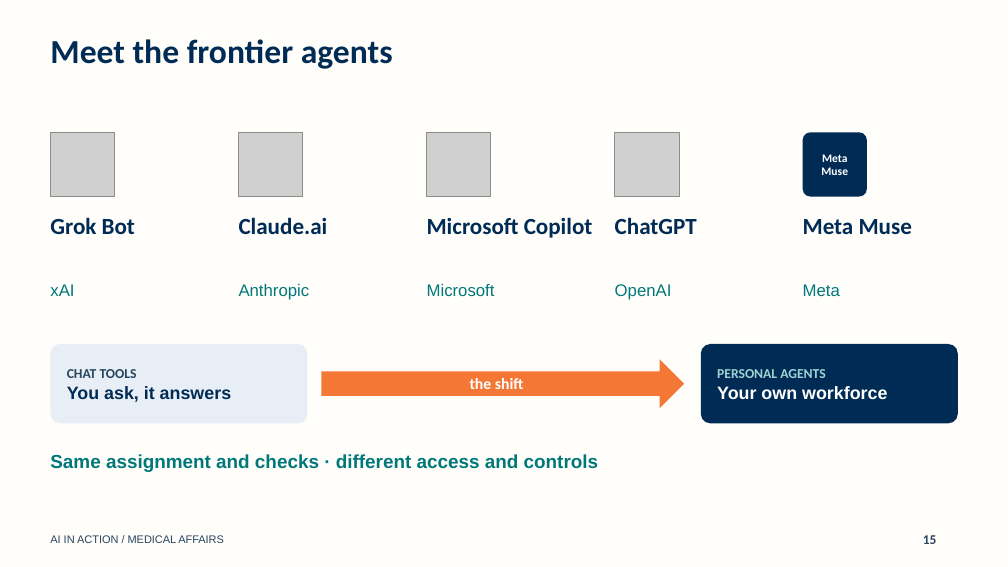
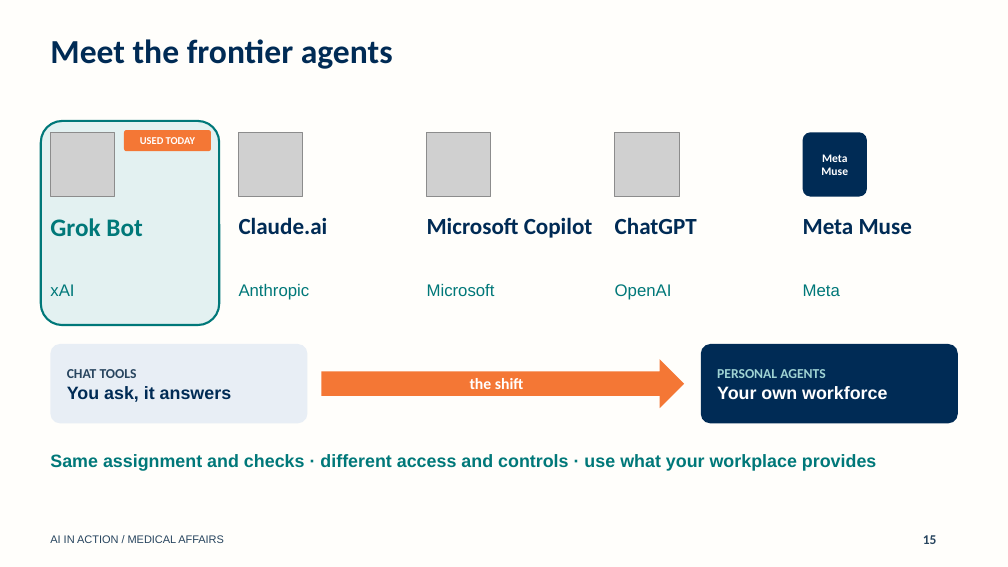
Before and after one commit to Open-Medical-Affairs/AI-in-Action-Website, a slide deck: slide 15 of deck/AI-in-Action-Vivek-Deck.pptx. Drawn at 1008x567 pixels with LibreOffice and Linux fonts; fonts in the diff are those of the drawing; grey boxes stand for pictures. Boxes give left, top, right and bottom in pixels: in the first picture for what was removed or moved away, otherwise in the second. Text is boxed around its words. In the diff, an @@ line names an element or a change of style, - is before the commit and + after.

Commit message:
Refresh /deck from keynote g25 (Grok Bot first, USED TODAY on slide 15)

```diff
--- a/deck/AI-in-Action-Vivek-Deck.pptx
+++ b/deck/AI-in-Action-Vivek-Deck.pptx
@@ rounded rectangle added at (41,121,219,325), fill #E3F1F1, outline #007879 2 pt @@
@@ rounded rectangle added at (124,130,211,151), fill #F47735, 10 pt, text #FFFFFF, bold @@
+USED TODAY
@@ text "Grok Bot" at (50,218,142,236): size 22 to 24 pt, text colour #002B55 to #007879 @@
@@ text at (50,454,876,471): text changed; size 18 to 17 pt @@
-Same assignment and checks · different access and controls
+Same assignment and checks · different access and controls · use what your workplace provides
```
Also in this commit, not shown: 3 other slides changed, 27 other files.
